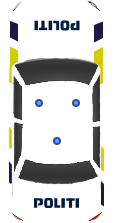
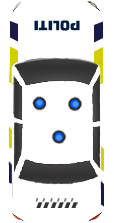
Before/after of a 114 × 223 layered artwork. What changed in the layer stack:
added layer "Layer 6 copy 6" above "Layer 5 copy 4" over box(36, 198, 78, 208)
moved "Layer 5 copy 4" above "Layer 5 copy", painted on it over box(51, 129, 67, 145)
renamed "Layer 5 copy 5" to "Layer 5 copy", painted on it over box(68, 96, 83, 112)
painted on "Layer 5" over box(32, 95, 47, 111)
removed layer "dansk-politi" (1st of 2) over box(34, 198, 79, 208)
